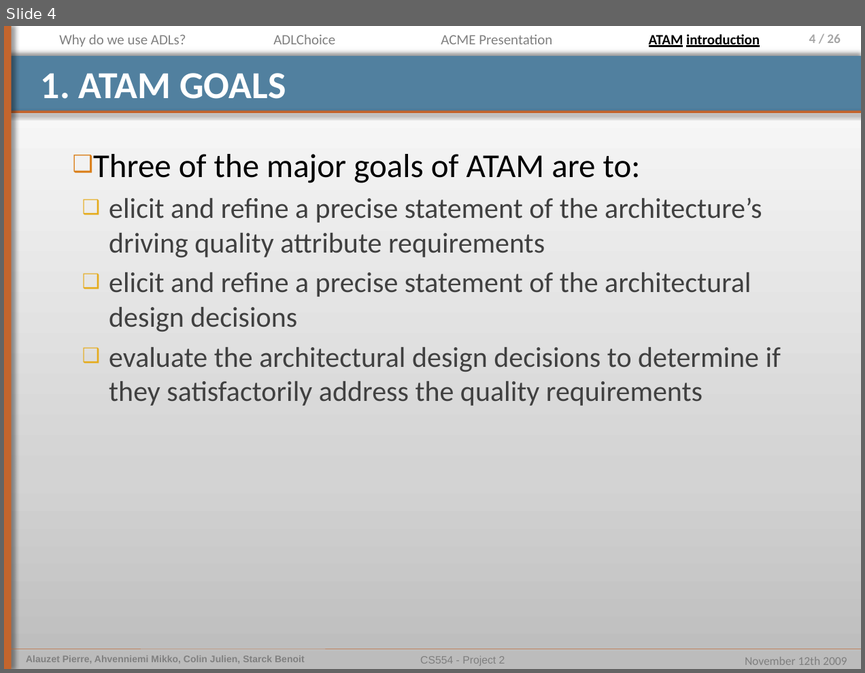
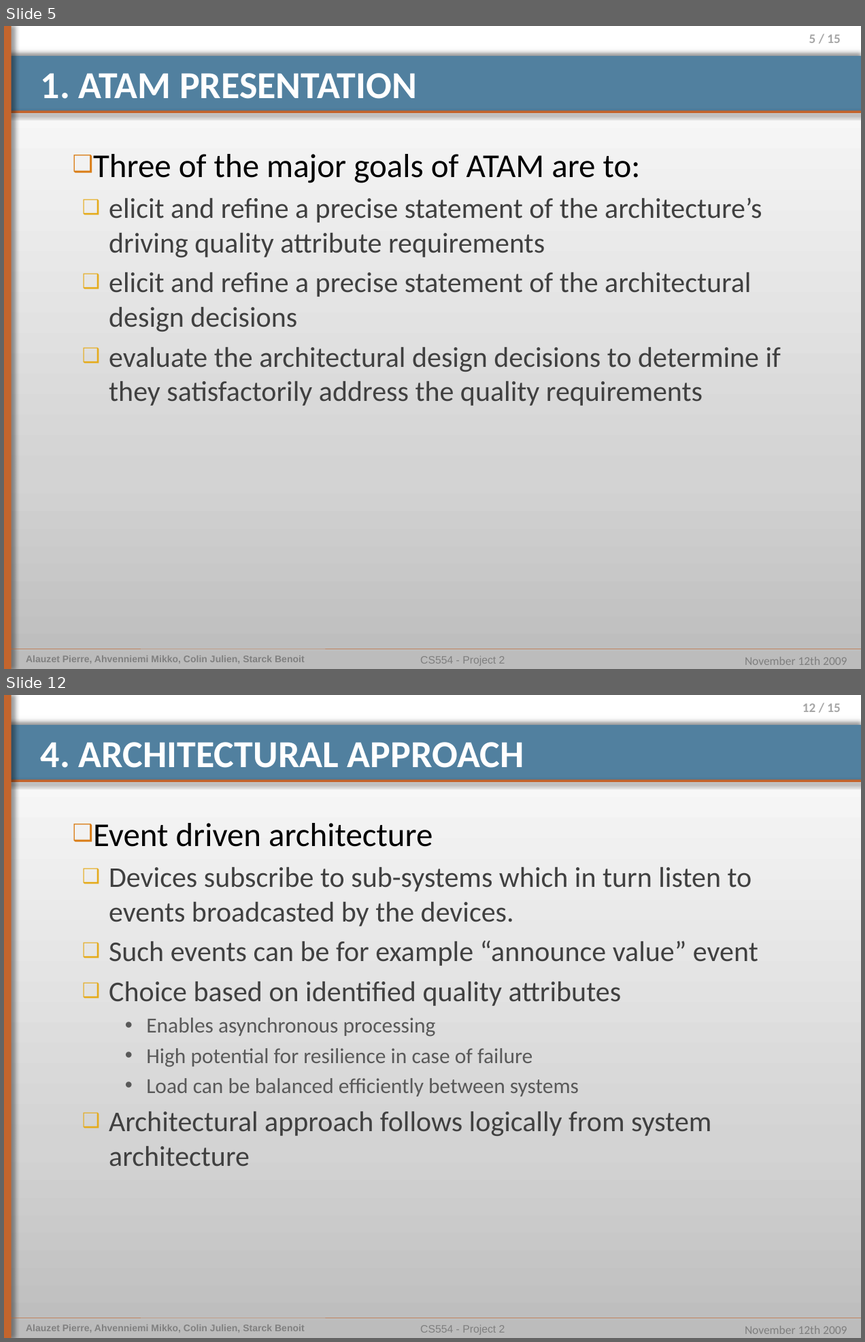
Before and after one commit to pierrealauzet/euroteam, a slide deck: Project 2/Part1/CS554_EuroTeam_Project2_OP4.pptx. Shown one above the other, each under a label of ours: slide 4 before the commit, slides 5 and 12 after it; the slides between them are not shown. The pictures are 865x673 and 865x1342 pixels, drawn with LibreOffice and Linux fonts; fonts in the diff are those of the drawing. Boxes give left, top, right and bottom in pixels: in the first picture for what was removed or moved away, otherwise in the second. Text is boxed around its words. In the diff, an @@ line names an element or a change of style, - is before the commit and + after.

```diff
--- a/Project 2/Part1/CS554_EuroTeam_Project2_OP4.pptx
+++ b/Project 2/Part1/CS554_EuroTeam_Project2_OP4.pptx
@@ slide 12 added at [4, 695, 861, 1338], background gradient #BDBDBD to #D3D3D3 to #FFFFFF; not listed: 9 template elements that a slide beside it also shows @@
@@ title added at [41, 742, 524, 768], 32 pt, text #FFFFFF, bold @@
+4. ARCHITECTURAL APPROACH
@@ text added at [93, 823, 758, 1166], 24 pt, text #404040 @@
+❑ Event driven architecture
+  ❑ Devices subscribe to sub-systems which in turn listen to events broadcasted by the devices.
+  ❑ Such events can be for example “announce value” event
+  ❑ Choice based on identified quality attributes
+    • Enables asynchronous processing
+    • High potential for resilience in case of failure
+    • Load can be balanced efficiently between systems
+  ❑ Architectural approach follows logically from system architecture
@@ what was slide 4 is now slide 5 @@
@@ slide 5 changed as well @@
@@ text removed at [59, 34, 186, 47] @@
-Why do we use ADLs?
@@ text removed at [273, 34, 335, 44] @@
-ADLChoice
@@ text removed at [441, 34, 552, 44] @@
-ACME Presentation
@@ text removed at [649, 34, 759, 47] @@
-ATAM introduction
@@ page number at [809, 34, 840, 43]: text changed @@
-4 / 26
+5 / 15
@@ title at [41, 73, 417, 99]: text changed @@
-1. ATAM GOALS
+1. ATAM PRESENTATION
```
Also in this commit, not shown: 7 other slides changed, 6 other slides added, 1 slide removed, 1 other file.
